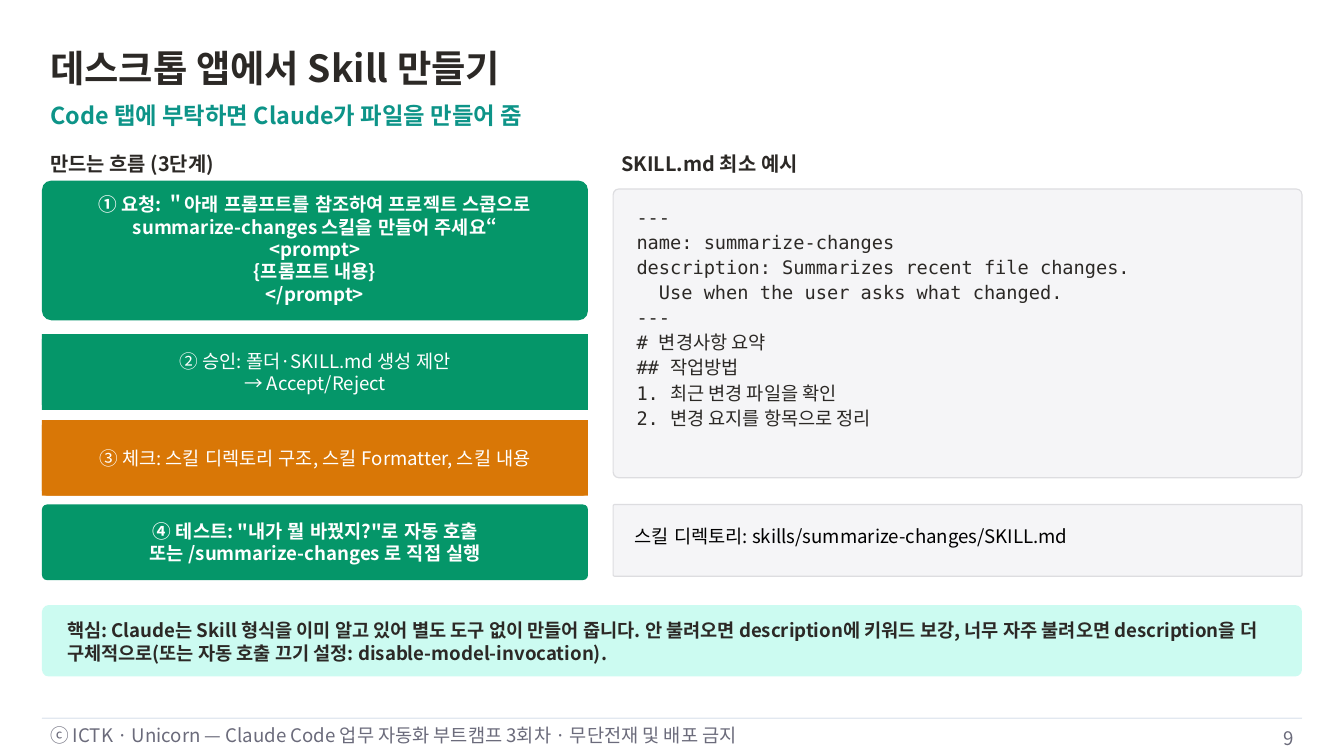
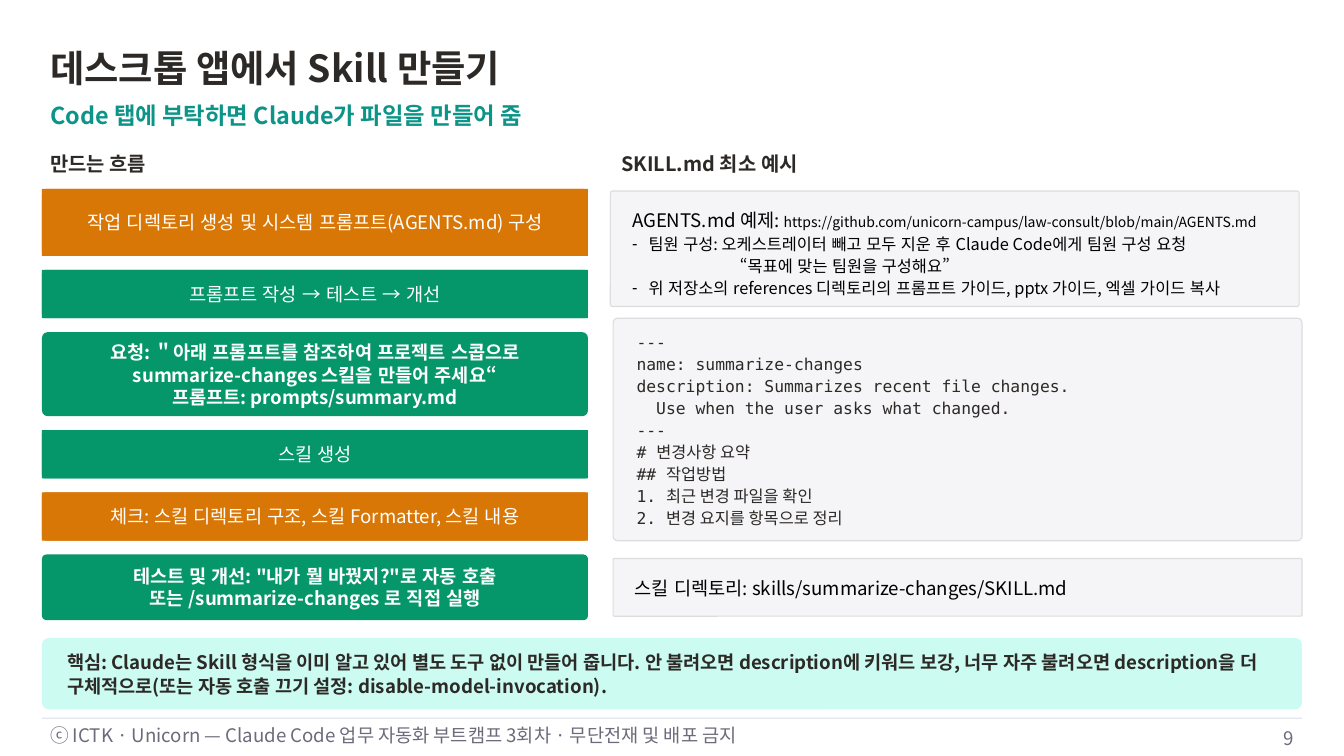
Before and after one commit to unicorn-campus/ai-automation, a slide deck: slide 9 of decks/03-skill-basics/3회차-Skill기초.pptx. Drawn at 1344x756 pixels with LibreOffice and Linux fonts; fonts in the diff are those of the drawing. Boxes give left, top, right and bottom in pixels: in the first picture for what was removed or moved away, otherwise in the second. Text is boxed around its words. In the diff, an @@ line names an element or a change of style, - is before the commit and + after.

```diff
--- a/decks/03-skill-basics/3회차-Skill기초.pptx
+++ b/decks/03-skill-basics/3회차-Skill기초.pptx
@@ text at (x1=50, y1=154, x2=147, y2=173): text changed @@
-만드는 흐름 (3단계)
+만드는 흐름
@@ rounded rectangle added at (x1=42, y1=189, x2=588, y2=256), fill #D97706 @@
@@ rectangle added at (x1=42, y1=189, x2=588, y2=256), fill #D97706, 16 pt, text #FFFFFF @@
+작업 디렉토리 생성 및 시스템 프롬프트(AGENTS.md) 구성
@@ rounded rectangle added at (x1=611, y1=191, x2=1299, y2=306), fill #F5F5F7, outline #DDDDE0 1 pt @@
@@ text added at (x1=632, y1=211, x2=1257, y2=298), 14 pt, text #000000 @@
+AGENTS.md 예제: https://github.com/unicorn-campus/law-consult/blob/main/AGENTS.md
+– 팀원 구성: 오케스트레이터 빼고 모두 지운 후 Claude Code에게 팀원 구성 요청
+  “목표에 맞는 팀원을 구성해요”
+– 위 저장소의 references 디렉토리의 프롬프트 가이드, pptx 가이드, 엑셀 가이드 복사
@@ rounded rectangle added at (x1=42, y1=270, x2=588, y2=318), fill #059669 @@
@@ rectangle added at (x1=42, y1=270, x2=588, y2=318), fill #059669, 16 pt, text #FFFFFF @@
+프롬프트 작성 → 테스트 → 개선
@@ rounded rectangle resized from (x1=613, y1=189, x2=1302, y2=478) to (x1=613, y1=318, x2=1302, y2=541) @@
@@ text "---" moved from (x1=637, y1=235, x2=1130, y2=427) to (x1=637, y1=357, x2=1070, y2=526) @@
@@ text "---" at (x1=637, y1=357, x2=1070, y2=526): size 16 to 14 pt @@
@@ rounded rectangle resized from (x1=42, y1=181, x2=588, y2=320) to (x1=42, y1=332, x2=588, y2=416) @@
@@ text at (x1=110, y1=342, x2=520, y2=408): text changed @@
-① 요청: ＂아래 프롬프트를 참조하여 프로젝트 스콥으로
-summarize-changes 스킬을 만들어 주세요“
-<prompt>
-{프롬프트 내용}
-</prompt>
+요청: ＂아래 프롬프트를 참조하여 프로젝트 스콥으로
+summarize-changes 스킬을 만들어 주세요“
+프롬프트: prompts/summary.md
@@ rounded rectangle resized from (x1=42, y1=334, x2=588, y2=410) to (x1=42, y1=430, x2=588, y2=479) @@
@@ rectangle "스킬 생성" resized from (x1=42, y1=334, x2=588, y2=410) to (x1=42, y1=430, x2=588, y2=479) @@
@@ text in rectangle at (x1=278, y1=445, x2=352, y2=463): text changed @@
-② 승인: 폴더·SKILL.md 생성 제안
-→ Accept/Reject
+스킬 생성
@@ rectangle "체크: 스킬 디렉토리 구조, 스킬 ..." resized from (x1=42, y1=420, x2=588, y2=496) to (x1=42, y1=492, x2=588, y2=540) @@
@@ rounded rectangle resized from (x1=42, y1=420, x2=588, y2=496) to (x1=42, y1=492, x2=588, y2=540) @@
@@ text in rectangle at (x1=111, y1=507, x2=519, y2=527): text changed @@
-③ 체크: 스킬 디렉토리 구조, 스킬 Formatter, 스킬 내용
+체크: 스킬 디렉토리 구조, 스킬 Formatter, 스킬 내용
@@ text "테스트 및 개선: "내가 뭘 ..." moved from (x1=149, y1=522, x2=480, y2=565) to (x1=134, y1=567, x2=496, y2=610) @@
@@ rounded rectangle resized from (x1=42, y1=505, x2=588, y2=580) to (x1=42, y1=554, x2=588, y2=620) @@
@@ text at (x1=134, y1=567, x2=496, y2=585): text changed @@
-④ 테스트: "내가 뭘 바꿨지?"로 자동 호출
+테스트 및 개선: "내가 뭘 바꿨지?"로 자동 호출
@@ rounded rectangle resized from (x1=613, y1=505, x2=1302, y2=576) to (x1=613, y1=559, x2=1302, y2=617) @@
@@ text "스킬 디렉토리: skills/summarize-changes/SKILL.md" moved from (x1=635, y1=527, x2=1067, y2=548) to (x1=635, y1=579, x2=1067, y2=600) @@
@@ rounded rectangle moved from (x1=42, y1=605, x2=1302, y2=676) to (x1=42, y1=638, x2=1302, y2=709) @@
@@ text "핵심: Claude는 Skill 형식을 이미 ..." moved from (x1=67, y1=621, x2=1257, y2=664) to (x1=67, y1=653, x2=1257, y2=697) @@
```
Also in this commit, not shown: 2 other slides changed, 20 other files.
